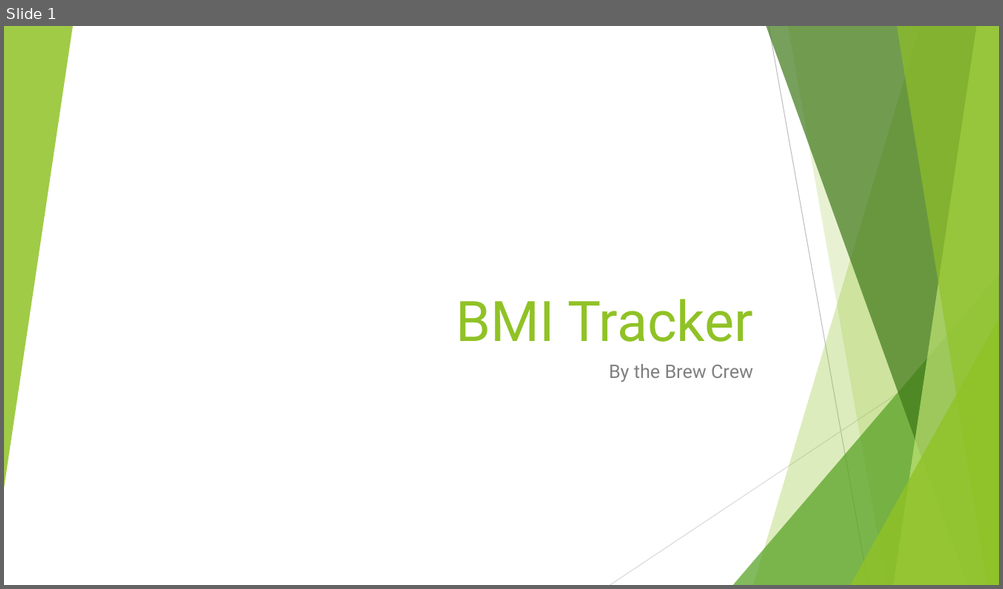
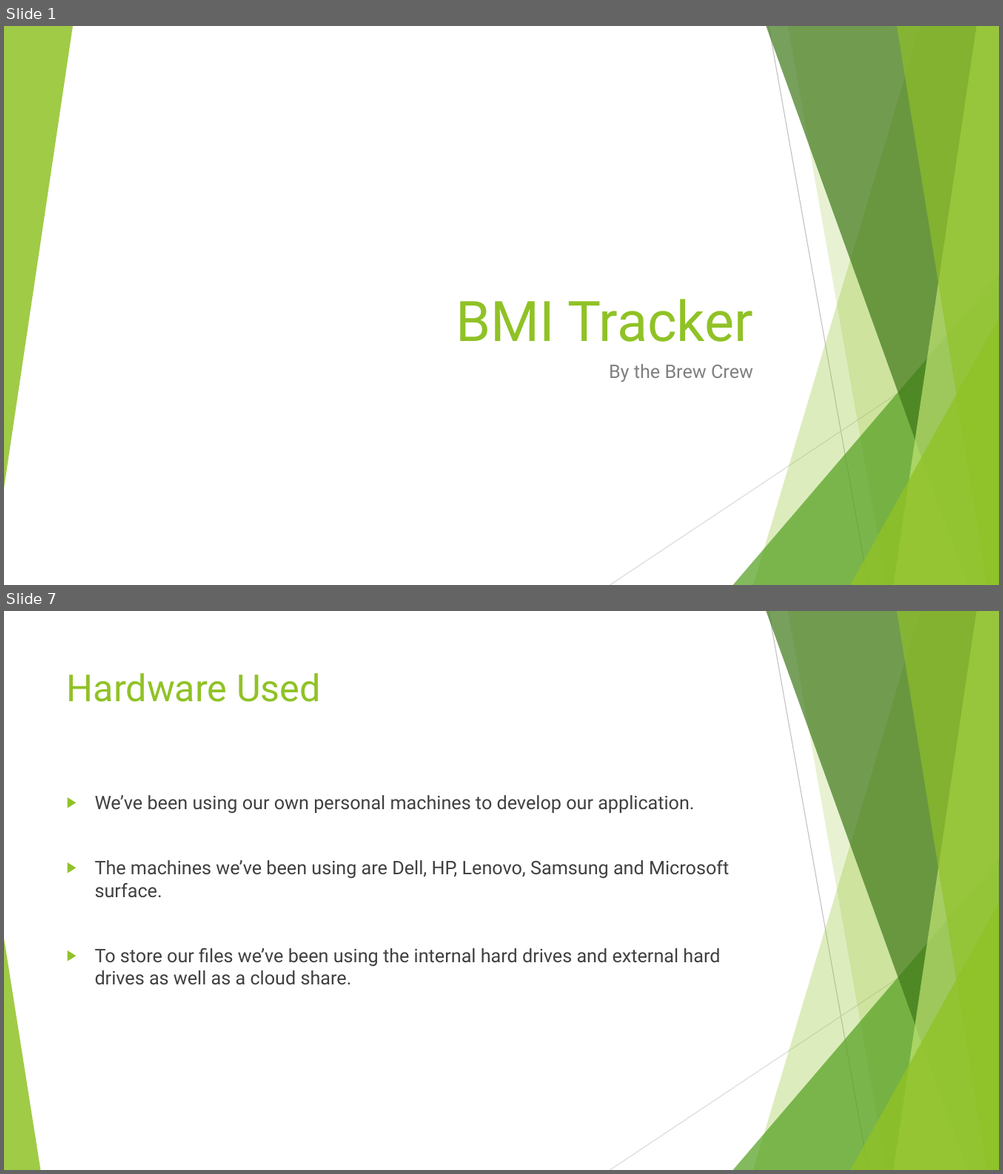
Before and after one commit to BlueNexus/BMITracker, a slide deck: docs/BMI Tracker.pptx. Shown one above the other, each under a label of ours: slide 1 before the commit, slides 1 and 7 after it; the slides between them are not shown. The pictures are 1003x589 and 1003x1174 pixels, drawn with LibreOffice and Linux fonts; fonts in the diff are those of the drawing. Boxes give left, top, right and bottom in pixels: in the first picture for what was removed or moved away, otherwise in the second. Text is boxed around its words. In the diff, an @@ line names an element or a change of style, - is before the commit and + after.

```diff
--- a/docs/BMI Tracker.pptx
+++ b/docs/BMI Tracker.pptx
@@ slide 7 added at (4, 611, 999, 1170), background #FFFFFF; not listed: 9 template elements that a slide beside it also shows @@
@@ title added at (67, 673, 321, 702), 36 pt, text #90C226 @@
+Hardware Used
@@ text added at (95, 795, 728, 985), 18 pt, text #404040 @@
+▶ We’ve been using our own personal machines to develop our application.
+▶ The machines we’ve been using are Dell, HP, Lenovo, Samsung and Microsoft surface.
+▶ To store our files we’ve been using the internal hard drives and external hard drives as well as a cloud share.
@@ triangle added at (4, 939, 40, 1170), fill #90C226 at 85% opacity @@
```
Also in this commit, not shown: 1 slide changed, 4 other slides added, 9 other files.
